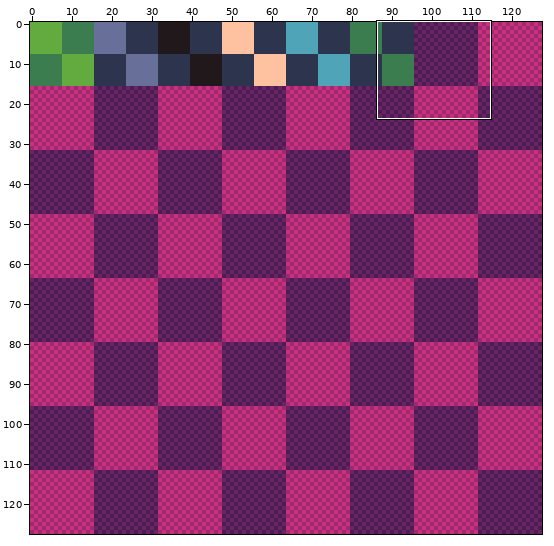
Edited in one commit: pixel-art file (assets/sprite_sheet.aseprite). Above: a wide view before the commit, with the close-up outlined.
Close-up. Before the commit:
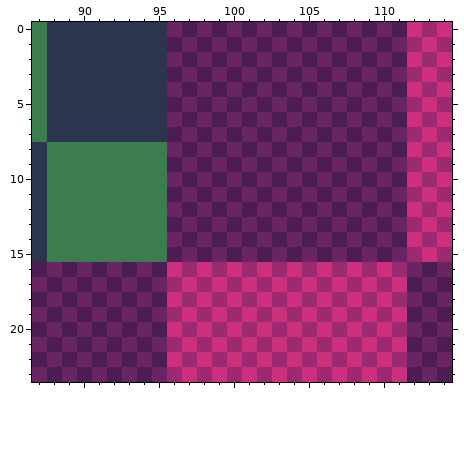
128x128 pixels, 1 frame. Shown: x 87..114, y 0..23.
The same view after the edit:
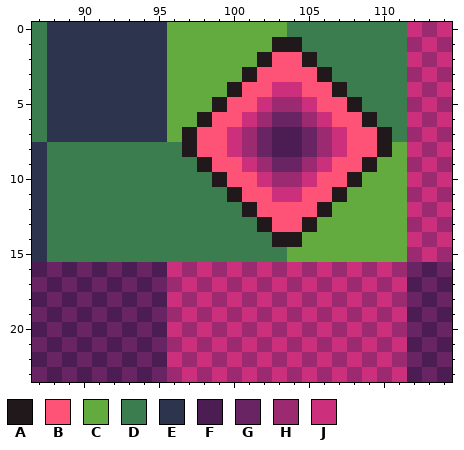
Palette (. is transparent): A #21181b  B #ff5277  C #63ab3f  D #3b7d4f  E #2c354d  F #4b1d52  G #692464  H #9c2a70  J #cc2f7b
Author's note on the commit: crazy spawner texture (portal?)
Difference:
y 0: x 96..111 GFGFGFGFGFGFGFGF -> CCCCCCCCDDDDDDDD
y 1: x 96..111 FGFGFGFGFGFGFGFG -> CCCCCCCAADDDDDDD
y 2: x 96..111 GFGFGFGFGFGFGFGF -> CCCCCCABBADDDDDD
y 3: x 96..111 FGFGFGFGFGFGFGFG -> CCCCCABBBBADDDDD
y 4: x 96..111 GFGFGFGFGFGFGFGF -> CCCCABBJJBBADDDD
y 5: x 96..111 FGFGFGFGFGFGFGFG -> CCCABBJHHJBBADDD
y 6: x 96..103 GFGFGFGF -> CCABBJHG; x 105..111 FGFGFGF -> HJBBADD
y 7: x 96..103 FGFGFGFG -> CABBJHGF; x 106..111 FGFGFG -> HJBBAD
y 8: x 96..101 GFGFGF -> DABBJH; x 104..111 GFGFGFGF -> FGHJBBAC
y 9: x 96..102 FGFGFGF -> DDABBJH; x 104..111 FGFGFGFG -> GHJBBACC
y 10: x 96..111 GFGFGFGFGFGFGFGF -> DDDABBJHHJBBACCC
y 11: x 96..111 FGFGFGFGFGFGFGFG -> DDDDABBJJBBACCCC
y 12: x 96..111 GFGFGFGFGFGFGFGF -> DDDDDABBBBACCCCC
y 13: x 96..111 FGFGFGFGFGFGFGFG -> DDDDDDABBACCCCCC
y 14: x 96..111 GFGFGFGFGFGFGFGF -> DDDDDDDAACCCCCCC
y 15: x 96..111 FGFGFGFGFGFGFGFG -> DDDDDDDDCCCCCCCC
Changed places in both close-ups, as pixel boxes (x1, y1, x2, y2):
changed: (167, 22, 407, 262)
